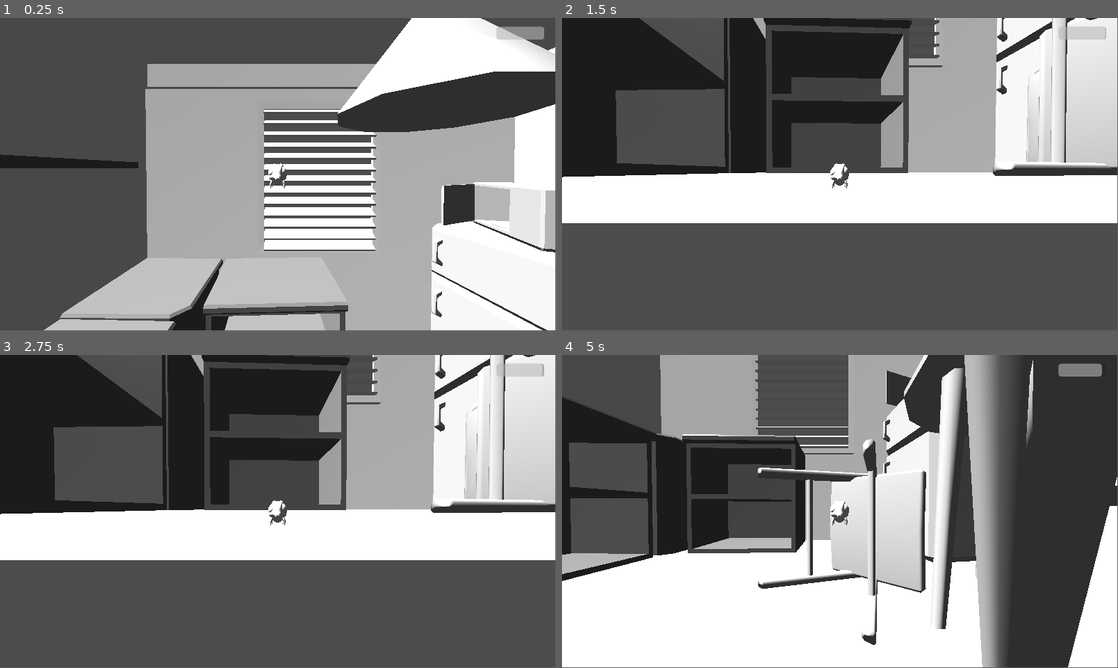
Above: before the commit, frames 1-4 (two rows, left to right).
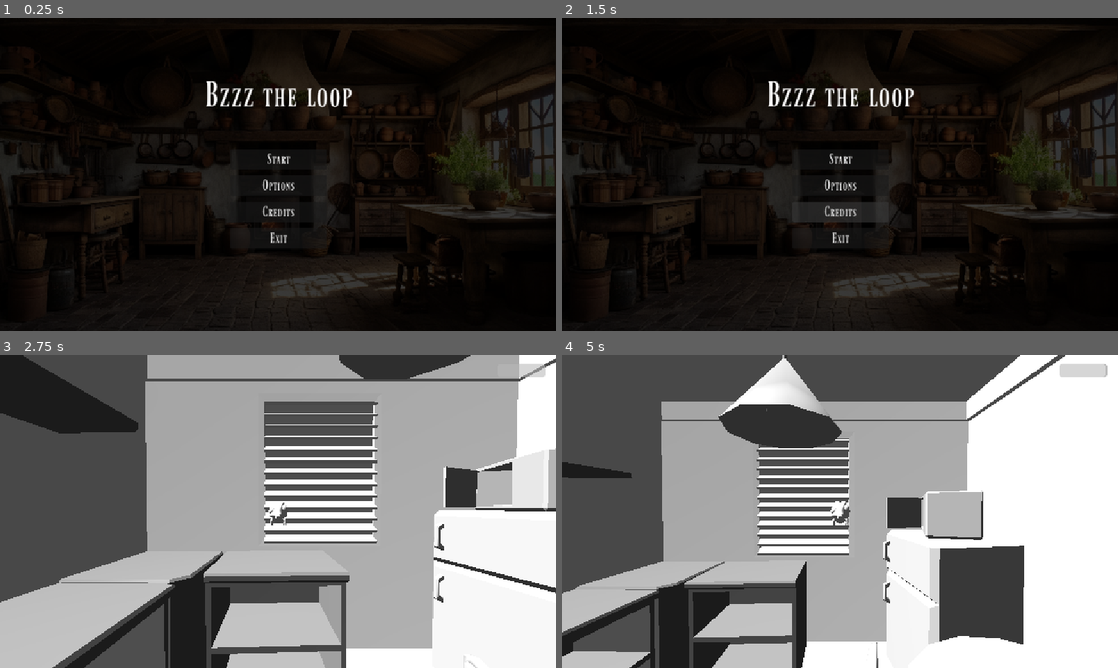
Above: after the commit, the same moments.

Repository: serb2331/gmtk-2025
Game: Godot game, scene res://main_menu.tscn
Same seed, same stepped clock (60 frames per second), same inputs: the game is played once before the commit and once after it. Before the commit the project starts from res://room.tscn.
Inputs (mouse positions are in pixels of both pictures, inside the frame that each line leads up to):
- Up to frame 1 (0.25 s): no input
- Up to frame 2 (1.5 s): click (840, 183) at 0.5 s, where only the run after the commit has a clickable "Options"; click (840, 212) at 1.25 s, where only the run after the commit has a clickable "Credits"
- Up to frame 3 (2.75 s): click (278, 495) at 2 s, where only the run after the commit has a clickable "Start"
- Up to frame 4 (5 s): hold Right (move_right) 2.78-3.53 s; hold Space (fly) 2.78-3.53 s; hold Down (move_back) 3.53-4.28 s; tap Space (fly) at 3.6 s; hold Right (move_right) from 4.28 s (still down); hold Space (fly) from 4.28 s (still down)
The window is 799x449 before the commit and 800x450 after it. Grey fills any space a smaller window leaves; there, only what the larger window draws over its background counts as a difference.

The runs differ from the first frame. In frame 1, 97% of the frame differs, in the area x 0-100%, y 0-100%; in frame 2, 91%; in frame 3, 73%; in frame 4, 76%.

Commit message:
basic menu

Diff:
--- /dev/null
+++ b/phly/main_menu.gd
@@ -0,0 +1,28 @@
+extends Control
+
+
+# Called when the node enters the scene tree for the first time.
+func _ready() -> void:
+	pass # Replace with function body.
+
+
+# Called every frame. 'delta' is the elapsed time since the previous frame.
+func _process(delta: float) -> void:
+	pass
+
+
+func _on_button_pressed() -> void:
+	GameState.start_game()
+
+
+func _on_exit_button_pressed() -> void:
+	get_tree().quit()
+
+
+func _on_options_button_pressed() -> void:
+	print("opening options")
+	pass # Replace with function body.
+
+
+func _on_credits_button_pressed() -> void:
+	pass # Replace with function body.
--- /dev/null
+++ b/phly/main_menu.tscn
@@ -0,0 +1,118 @@
+[gd_scene load_steps=9 format=3 uid="uid://c5r27jnxhrw7k"]
+
+[ext_resource type="Script" uid="uid://biqsk1bdq8k80" path="res://main_menu.gd" id="1_06t4h"]
+[ext_resource type="FontFile" uid="uid://dbypm7vmyvbs7" path="res://fonts/ferrum.otf" id="2_7vrkn"]
+[ext_resource type="Texture2D" uid="uid://ca5ndv2dab4de" path="res://assets/images/background-game1.jpg" id="2_fu7sn"]
+
+[sub_resource type="StyleBoxTexture" id="StyleBoxTexture_jix8l"]
+texture = ExtResource("2_fu7sn")
+modulate_color = Color(0.226707, 0.226707, 0.226707, 1)
+
+[sub_resource type="InputEventKey" id="InputEventKey_7vrkn"]
+device = -1
+keycode = 4194309
+
+[sub_resource type="Shortcut" id="Shortcut_fu7sn"]
+events = [SubResource("InputEventKey_7vrkn")]
+
+[sub_resource type="InputEventKey" id="InputEventKey_fu7sn"]
+device = -1
+keycode = 4194305
+
+[sub_resource type="Shortcut" id="Shortcut_jix8l"]
+events = [SubResource("InputEventKey_fu7sn")]
+
+[node name="Node2D" type="Control"]
+layout_mode = 3
+anchors_preset = 15
+anchor_right = 1.0
+anchor_bottom = 1.0
+grow_horizontal = 2
+grow_vertical = 2
+script = ExtResource("1_06t4h")
+
+[node name="Panel" type="Panel" parent="."]
+layout_mode = 1
+anchors_preset = 15
+anchor_right = 1.0
+anchor_bottom = 1.0
+grow_horizontal = 2
+grow_vertical = 2
+theme_override_styles/panel = SubResource("StyleBoxTexture_jix8l")
+
+[node name="Label" type="Label" parent="."]
+layout_mode = 1
+anchors_preset = 8
+anchor_left = 0.5
+anchor_top = 0.5
+anchor_right = 0.5
+anchor_bottom = 0.5
+offset_left = -576.5
+offset_top = -197.0
+offset_right = 576.5
+offset_bottom = -130.0
+grow_horizontal = 2
+grow_vertical = 2
+theme_override_fonts/font = ExtResource("2_7vrkn")
+theme_override_font_sizes/font_size = 64
+text = "Bzzz the loop"
+horizontal_alignment = 1
+
+[node name="VBoxContainer" type="VBoxContainer" parent="."]
+layout_mode = 1
+anchors_preset = 8
+anchor_left = 0.5
+anchor_top = 0.5
+anchor_right = 0.5
+anchor_bottom = 0.5
+offset_left = -99.0
+offset_top = -53.0
+offset_right = 100.0
+offset_bottom = 153.0
+grow_horizontal = 2
+grow_vertical = 2
+theme_override_constants/separation = 12
+
+[node name="StartButton" type="Button" parent="VBoxContainer"]
+layout_mode = 2
+size_flags_vertical = 3
+focus_mode = 0
+theme_override_colors/font_color = Color(1, 1, 1, 1)
+theme_override_constants/h_separation = 0
+theme_override_fonts/font = ExtResource("2_7vrkn")
+theme_override_font_sizes/font_size = 26
+shortcut = SubResource("Shortcut_fu7sn")
+text = "Start"
+
+[node name="OptionsButton" type="Button" parent="VBoxContainer"]
+layout_mode = 2
+size_flags_vertical = 3
+focus_mode = 0
+theme_override_colors/font_color = Color(1, 1, 1, 1)
+theme_override_fonts/font = ExtResource("2_7vrkn")
+theme_override_font_sizes/font_size = 26
+shortcut = SubResource("Shortcut_jix8l")
+text = "Options"
+
+[node name="CreditsButton" type="Button" parent="VBoxContainer"]
+layout_mode = 2
+size_flags_vertical = 3
+focus_mode = 0
+theme_override_colors/font_color = Color(1, 1, 1, 1)
+theme_override_fonts/font = ExtResource("2_7vrkn")
+theme_override_font_sizes/font_size = 26
+text = "Credits"
+
+[node name="ExitButton" type="Button" parent="VBoxContainer"]
+layout_mode = 2
+size_flags_vertical = 3
+focus_mode = 0
+theme_override_colors/font_color = Color(1, 1, 1, 1)
+theme_override_fonts/font = ExtResource("2_7vrkn")
+theme_override_font_sizes/font_size = 26
+text = "Exit"
+
+[connection signal="pressed" from="VBoxContainer/StartButton" to="." method="_on_button_pressed"]
+[connection signal="pressed" from="VBoxContainer/OptionsButton" to="." method="_on_options_button_pressed"]
+[connection signal="pressed" from="VBoxContainer/CreditsButton" to="." method="_on_credits_button_pressed"]
+[connection signal="pressed" from="VBoxContainer/ExitButton" to="." method="_on_exit_button_pressed"]
--- a/phly/project.godot
+++ b/phly/project.godot
@@ -11,13 +11,18 @@
 [application]
 
 config/name="Phly"
-run/main_scene="uid://browrbdltohk1"
+run/main_scene="uid://c5r27jnxhrw7k"
 config/features=PackedStringArray("4.4", "Forward Plus")
 config/icon="res://icon.svg"
 
 [autoload]
 
 GameState="*res://scripts/game_state.gd"
+
+[display]
+
+window/stretch/mode="canvas_items"
+window/stretch/aspect="expand"
 
 [input]
 
@@ -66,3 +71,8 @@
 "events": [Object(InputEventKey,"resource_local_to_scene":false,"resource_name":"","device":0,"window_id":0,"alt_presse …(189 unchanged characters)…
 ]
 }
+
+[rendering]
+
+renderer/rendering_method="gl_compatibility"
+renderer/rendering_method.mobile="gl_compatibility"
--- a/phly/scripts/game_state.gd
+++ b/phly/scripts/game_state.gd
@@ -13,6 +13,10 @@
 func decrement_health():
 	health -= DECREMENT_VALUE
 
+func start_game():
+	print("starting game")
+	get_tree().change_scene_to_file("res://room.tscn")
+
 # Called when the node enters the scene tree for the first time.
 func _ready() -> void:
 	pass # Replace with function body.
Binary file added: phly/assets/images/background-game1.jpg
Not shown, added: phly/assets/images/background-game1.jpg.import
Binary file added: phly/fonts/ferrum.otf
Not shown, added: phly/fonts/ferrum.otf.import
Not shown, added: phly/main_menu.gd.uid
